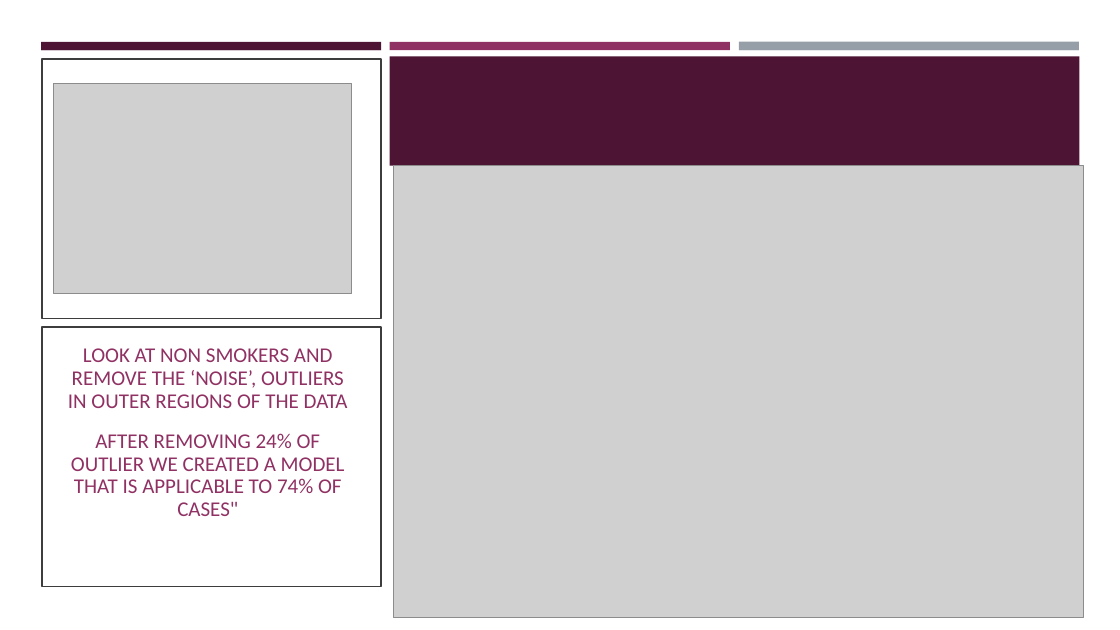
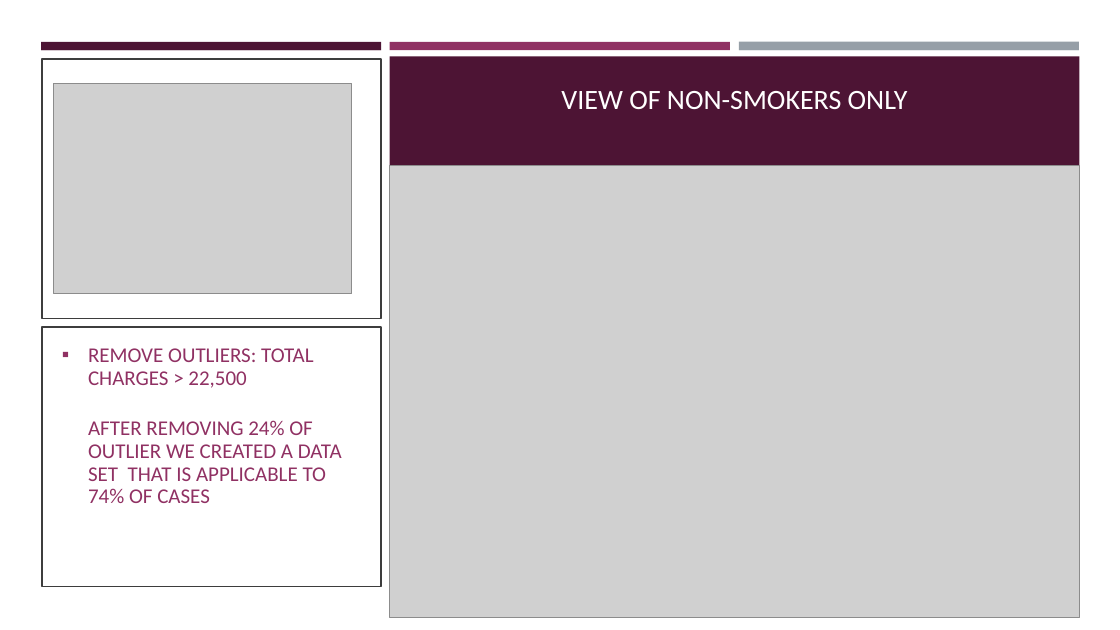
Before and after one commit to Dewalk/final_capstone, a slide deck: slide 6 of Presentation6.pptx. Drawn at 1120x630 pixels with LibreOffice and Linux fonts; fonts in the diff are those of the drawing; grey boxes stand for pictures. Boxes give left, top, right and bottom in pixels: in the first picture for what was removed or moved away, otherwise in the second. Text is boxed around its words. In the diff, an @@ line names an element or a change of style, - is before the commit and + after.

```diff
--- a/Presentation6.pptx
+++ b/Presentation6.pptx
@@ text added at <box>561,91,908,109</box>, 24 pt, text #FFFFFF @@
+VIEW OF NON-SMOKERS ONLY
@@ picture: place and size @@
-picture at <box>394,166,1084,618</box>
+picture at <box>390,166,1080,618</box>
@@ title at <box>88,348,342,503</box>: text changed @@
-LOOK AT NON SMOKERS AND REMOVE THE ‘NOISE’, OUTLIERS IN OUTER REGIONS OF THE DATA
-AFTER REMOVING 24% OF OUTLIER WE CREATED A MODEL THAT IS APPLICABLE TO 74% OF CASES"
+▪ REMOVE OUTLIERS: TOTAL CHARGES > 22,500
+  AFTER REMOVING 24% OF OUTLIER WE CREATED A DATA SET THAT IS APPLICABLE TO 74% OF CASES
```
Also in this commit, not shown: 9 other slides changed, 1 slide added, 1 slide removed, 5 other files.
